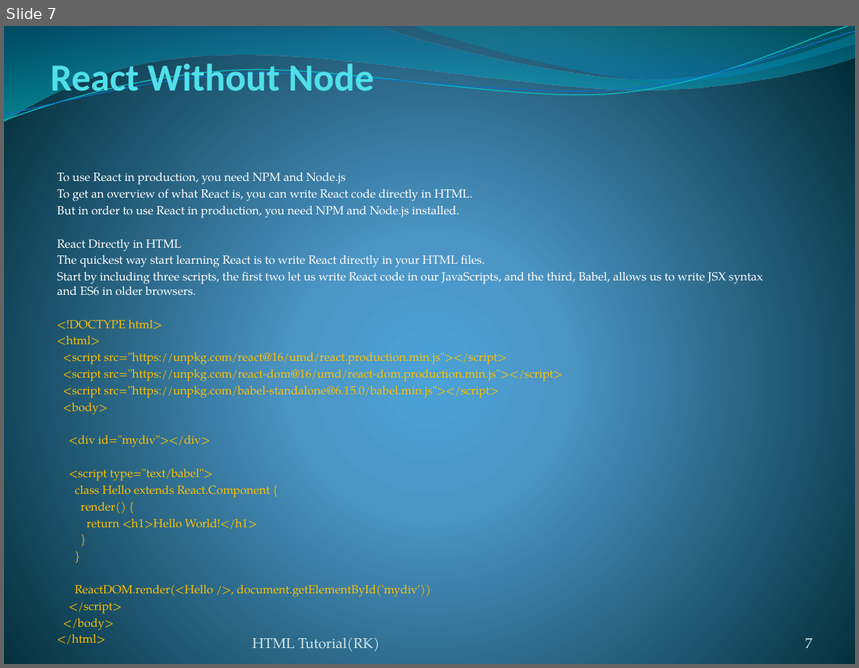
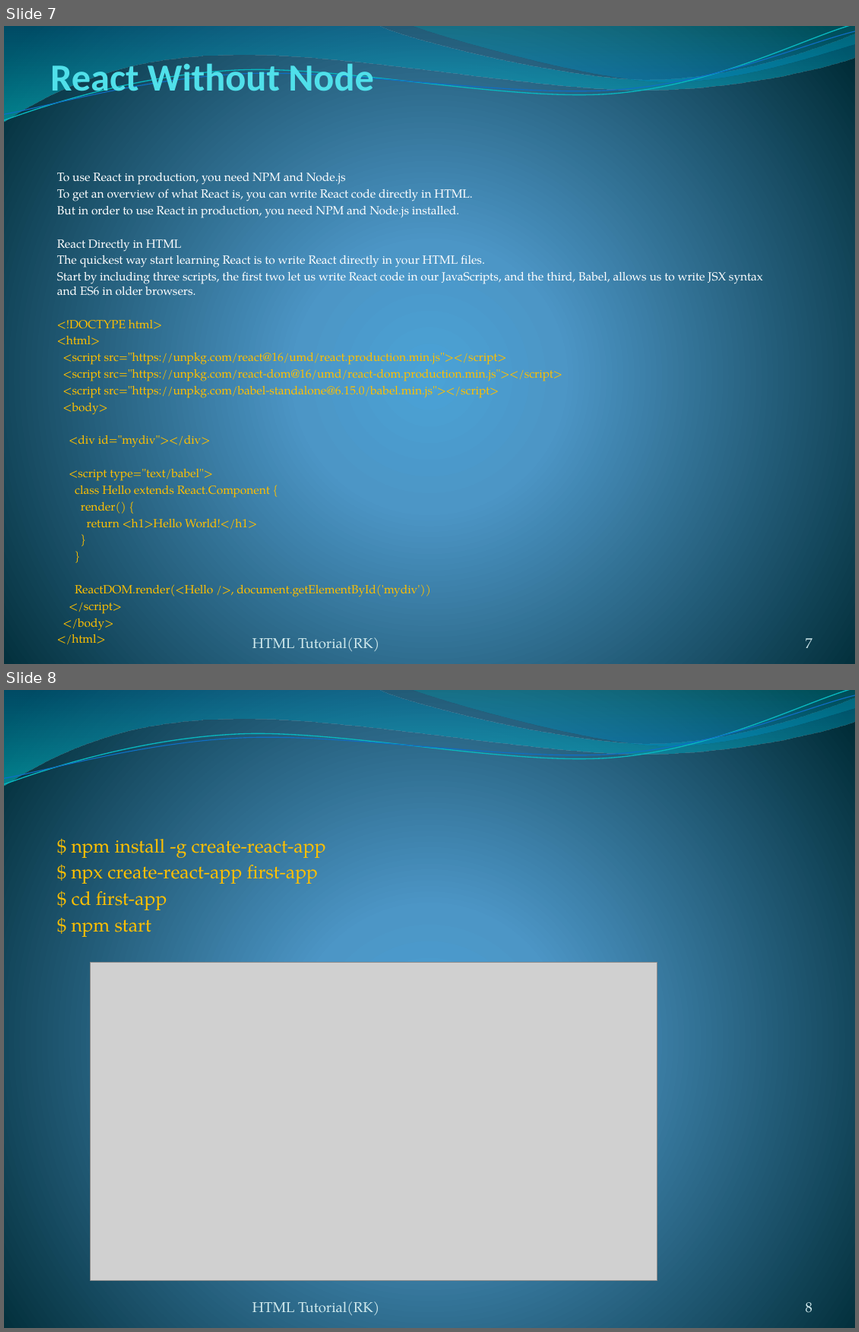
Before and after one commit to rakeshpriyad/tutorial-react-html-css-js-java, a slide deck: React.pptx. Shown one above the other, each under a label of ours: slide 7 before the commit, slides 7 and 8 after it. The pictures are 859x668 and 859x1332 pixels, drawn with LibreOffice and Linux fonts; fonts in the diff are those of the drawing; grey boxes stand for pictures. Boxes give left, top, right and bottom in pixels: in the first picture for what was removed or moved away, otherwise in the second. Text is boxed around its words. In the diff, an @@ line names an element or a change of style, - is before the commit and + after.

Commit message:
React PPT

```diff
--- a/React.pptx
+++ b/React.pptx
@@ slide 8 added at [4,690,855,1328], background gradient #4AA0D6 to #4C98C7 to #002C38; not listed: 4 template elements that a slide beside it also shows @@
@@ subtitle added at [72,839,326,937], 16 pt, text #FFC000 @@
+$ npm install -g create-react-app
+$ npx create-react-app first-app
+$ cd first-app
+$ npm start
@@ picture added at [91,962,658,1281] @@
@@ text added at [253,1302,379,1315], 12 pt, text #D1EAEE @@
+HTML Tutorial(RK)
@@ page number added at [806,1303,813,1313], 12 pt, text #D1EAEE @@
+8
```
Also in this commit, not shown: 87 other slides added, 1 other file.
